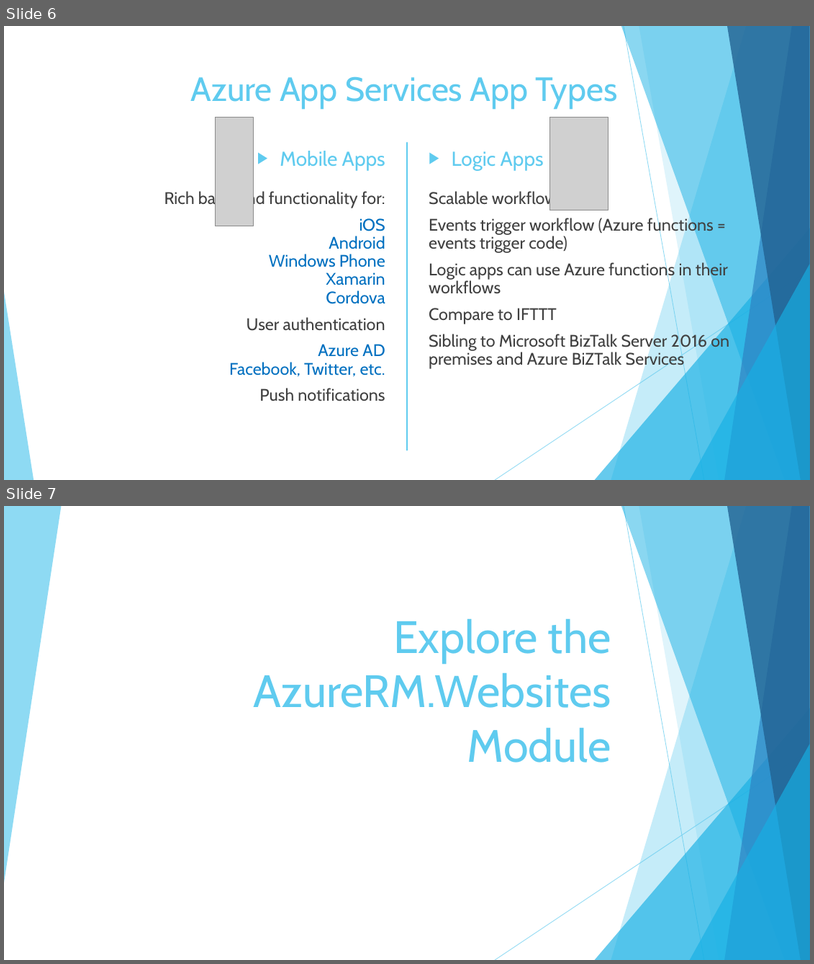
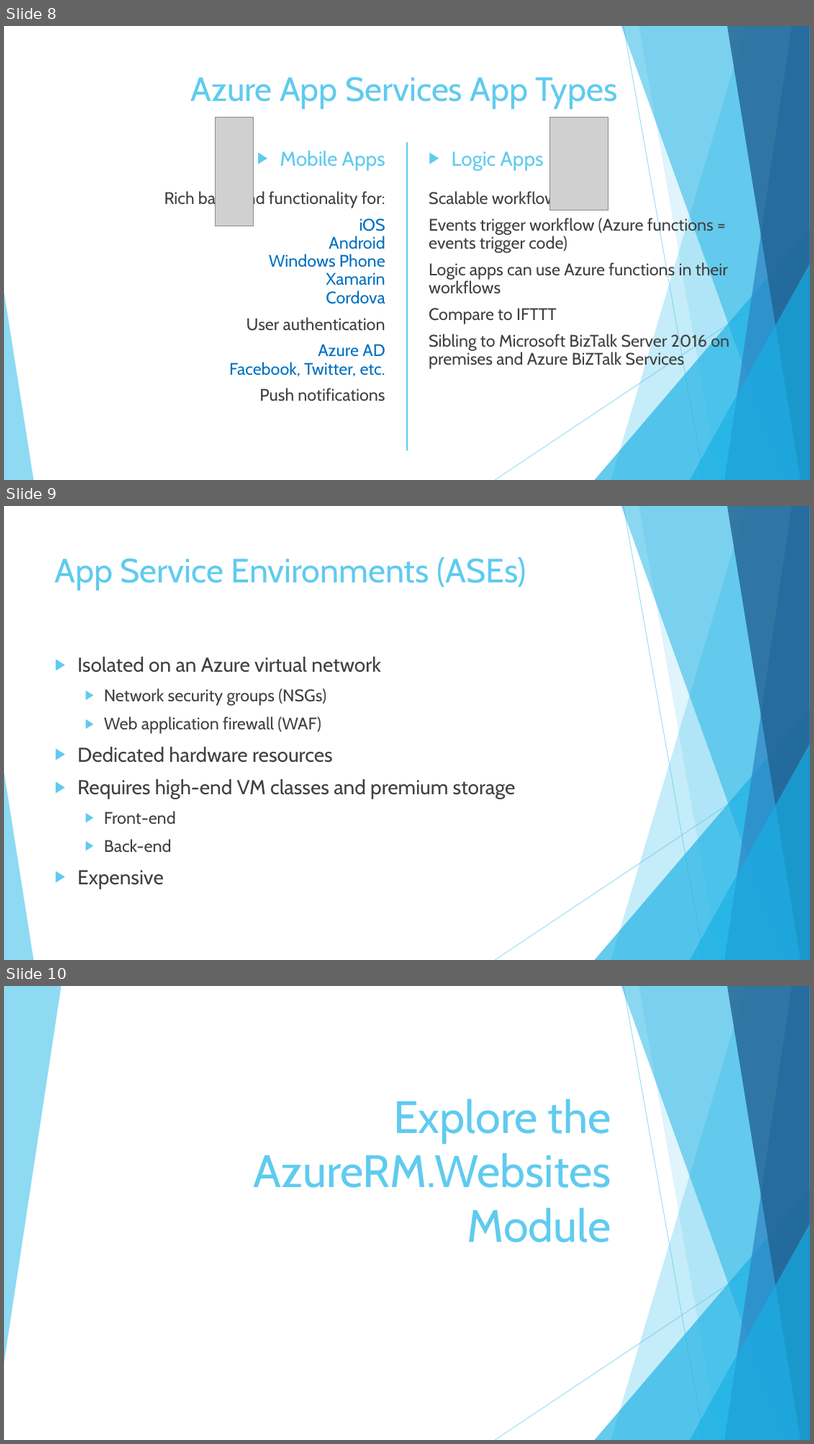
Before and after one commit to timothywarner/webapp, a slide deck: warner-manage-azure-webapps.pptx. Shown one above the other, each under a label of ours: slides 6 and 7 before the commit, slides 8, 9 and 10 after it. The pictures are 814x964 and 814x1444 pixels, drawn with LibreOffice and Linux fonts; fonts in the diff are those of the drawing; grey boxes stand for pictures; background and template pictures are left out. Boxes give left, top, right and bottom in pixels: in the first picture for what was removed or moved away, otherwise in the second. Text is boxed around its words. In the diff, an @@ line names an element or a change of style, - is before the commit and + after.

```diff
--- a/warner-manage-azure-webapps.pptx
+++ b/warner-manage-azure-webapps.pptx
@@ slide 9 added at (4, 506, 810, 960), background #FFFFFF; not listed: 10 template elements that a slide beside it also shows @@
@@ title added at (55, 557, 526, 591), 40 pt, text #5FCBEF @@
+App Service Environments (ASEs)
@@ text added at (77, 656, 516, 888), 24 pt, text #404040 @@
+▶ Isolated on an Azure virtual network
+  ▶ Network security groups (NSGs)
+  ▶ Web application firewall (WAF)
+▶ Dedicated hardware resources
+▶ Requires high-end VM classes and premium storage
+  ▶ Front-end
+  ▶ Back-end
+▶ Expensive
@@ what was slide 6 is now slide 8 @@
@@ what was slide 7 is now slide 10 @@
```
Also in this commit, not shown: 5 slides changed, 6 other slides added, 1 slide removed, 1 other file.
